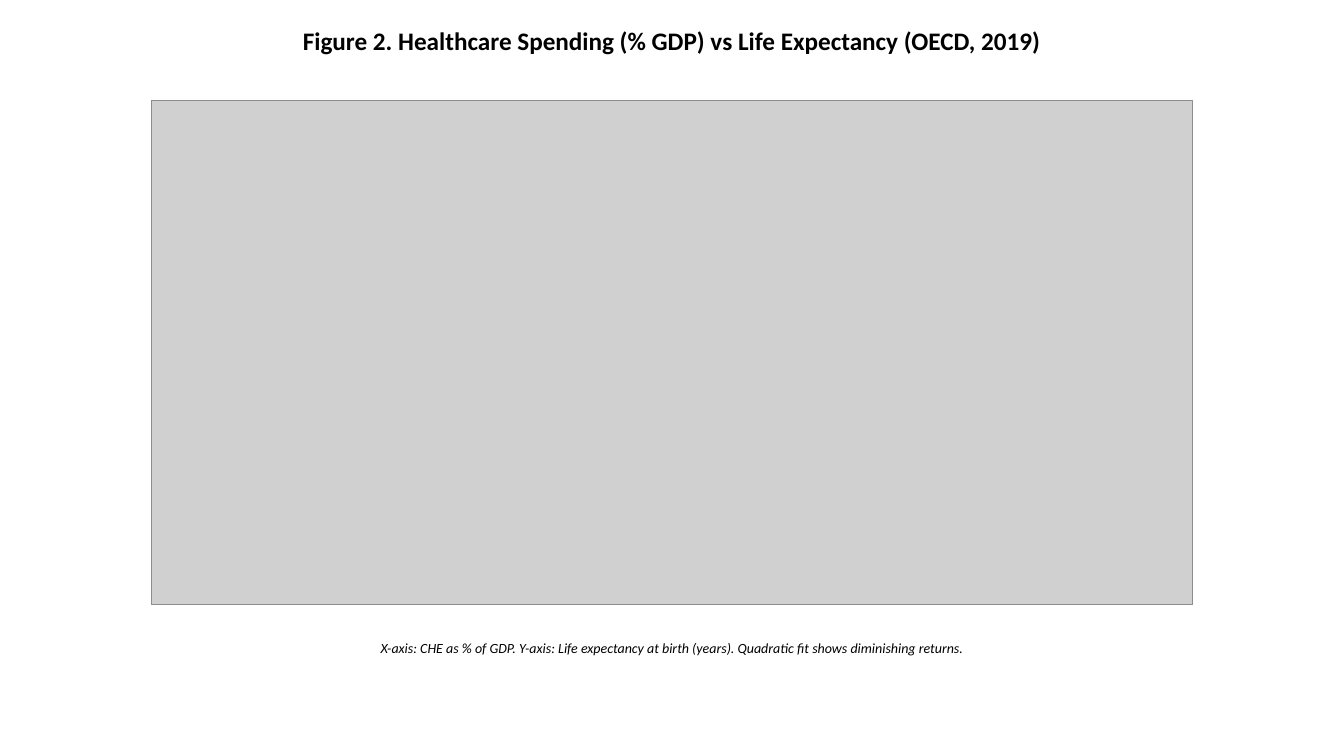
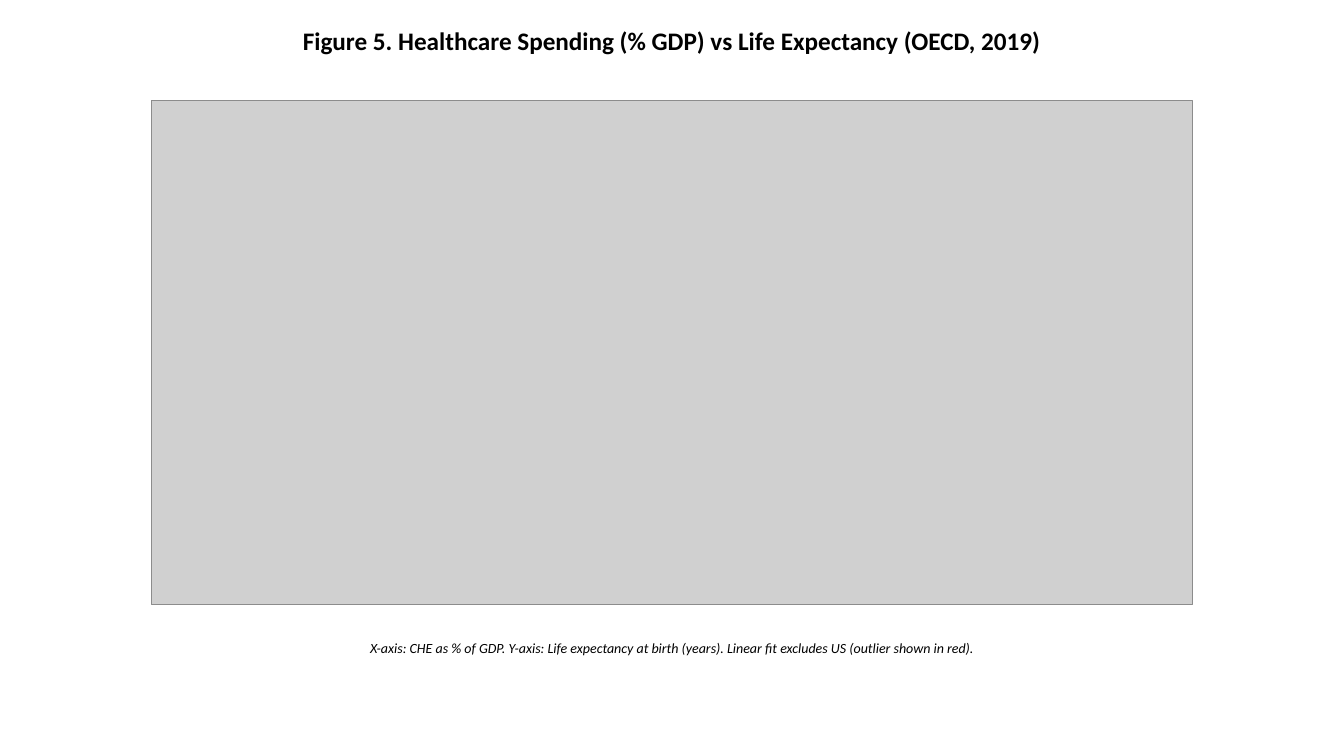
Before and after one commit to bougtoir/kotha-rct-decomposition, a slide deck: slide 5 of healthcare_economic_effect/output/pptx/Healthcare_Economic_Effect_Figures_EN.pptx (slide 2 before the commit). Drawn at 1344x756 pixels with LibreOffice and Linux fonts; fonts in the diff are those of the drawing; grey boxes stand for pictures. Boxes give left, top, right and bottom in pixels: in the first picture for what was removed or moved away, otherwise in the second. Text is boxed around its words. In the diff, an @@ line names an element or a change of style, - is before the commit and + after.

```diff
--- a/healthcare_economic_effect/output/pptx/Healthcare_Economic_Effect_Figures_EN.pptx
+++ b/healthcare_economic_effect/output/pptx/Healthcare_Economic_Effect_Figures_EN.pptx
@@ text at (x1=303, y1=31, x2=1040, y2=55): text changed @@
-Figure 2. Healthcare Spending (% GDP) vs Life Expectancy (OECD, 2019)
+Figure 5. Healthcare Spending (% GDP) vs Life Expectancy (OECD, 2019)
@@ text at (x1=370, y1=643, x2=973, y2=656): text changed @@
-X-axis: CHE as % of GDP. Y-axis: Life expectancy at birth (years). Quadratic fit shows diminishing returns.
+X-axis: CHE as % of GDP. Y-axis: Life expectancy at birth (years). Linear fit excludes US (outlier shown in red).
```
Also in this commit, not shown: 4 other slides changed, 18 other files.
